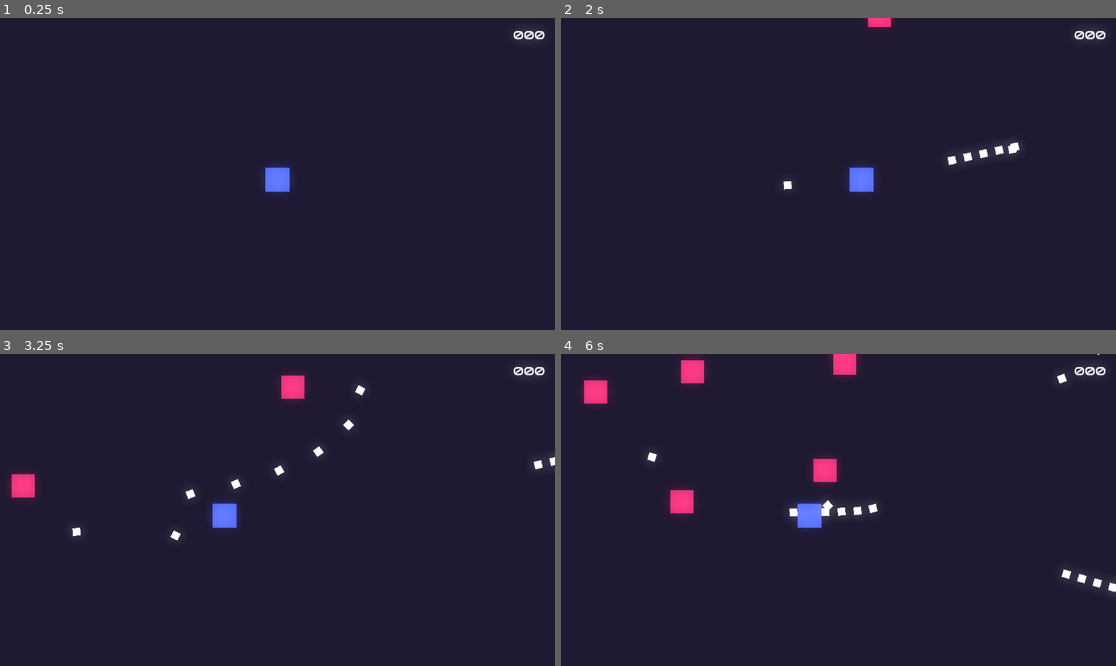
Above: before the commit, frames 1-4 (two rows, left to right).
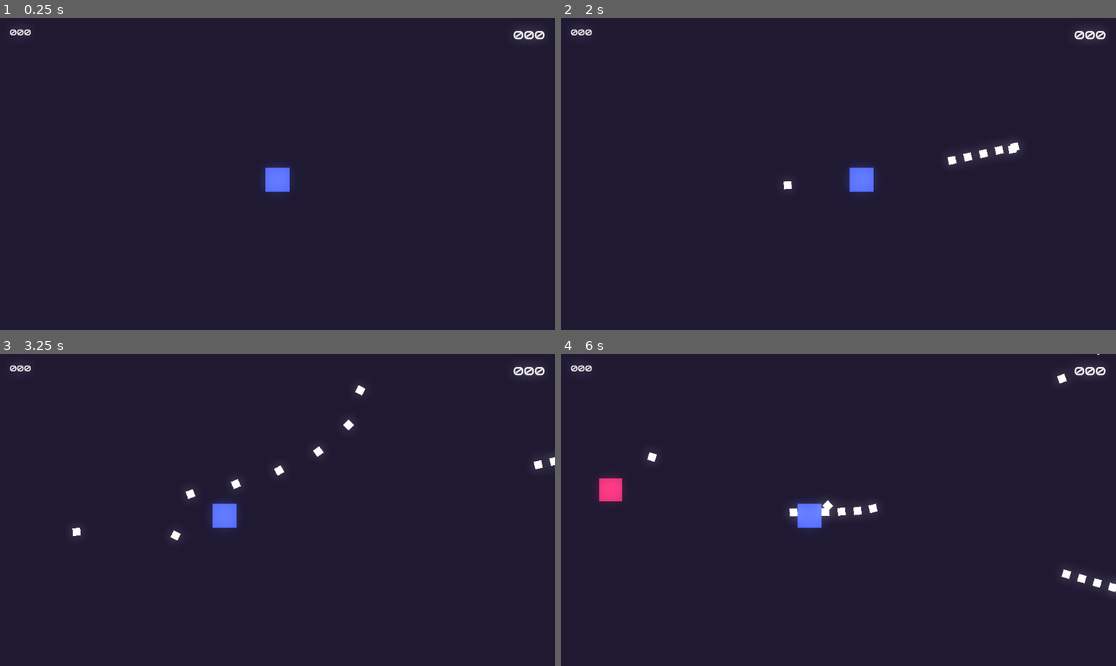
Above: after the commit, the same moments.

Repository: matheusmondenez/my-first-platform-game
Game: Godot game, scene res://wave_shooter/levels/arena.tscn
The game is run twice, just before and just after one commit, with the same random seed, the same clock (stepped at 60 frames per second) and the same inputs. This scene is started directly instead of the project's main scene.
Inputs (mouse positions are in pixels of both pictures, inside the frame that each line leads up to):
- Up to frame 1 (0.25 s): no input
- Up to frame 2 (2 s): tap Enter at 0.5 s; move the mouse to (960, 158) at 0.52 s; press the mouse at (960, 158) at 0.53 s; hold D (right) from 0.53 s (still down); tap Space (jump) at 0.77, 1.52 s; move the mouse to (727, 189) at 1.27 s; release the mouse at (727, 189) at 1.28 s; click (727, 189) at 1.35 s
- Up to frame 3 (3.25 s): move the mouse to (333, 441) at 2.02 s; release D (right) at 2.03 s; press the mouse at (333, 441) at 2.03 s; hold A (left) 2.03-2.78 s; move the mouse to (249, 572) at 2.77 s; release the mouse at (249, 572) at 2.78 s; hold D (right) from 2.78 s (still down); click (249, 572) at 2.85 s; tap Space (jump) at 3.02 s
- Up to frame 4 (6 s): move the mouse to (1005, 556) at 3.52 s; press the mouse at (1005, 556) at 3.53 s; tap Space (jump) at 3.77, 4.52 s; move the mouse to (672, 463) at 4.27 s; release D (right) at 4.28 s; release the mouse at (672, 463) at 4.28 s; hold A (left) 4.28-5.03 s; click (672, 463) at 4.35 s; move the mouse to (866, 510) at 5.02 s; press the mouse at (866, 510) at 5.03 s; hold D (right) 5.03-5.78 s; move the mouse to (755, 432) at 5.77 s; release the mouse at (755, 432) at 5.78 s; hold A (left) from 5.78 s (still down); click (755, 432) at 5.85 s

The runs differ from the first frame. In frame 1, less than 0.1% of the frame differs, in the area x 1-6%, y 3-6%; in frame 2, 0.2%; in frame 3, 0.8%; in frame 4, 2.2%, in the area x 1-54%, y 0-52%.

Commit message:
creates high score and dificulty system

Diff:
--- a/wave_shooter/global.gd
+++ b/wave_shooter/global.gd
@@ -3,6 +3,7 @@
 var parent_node_creation = null
 var player = null
 var points = 0
+var high_score = 0
 var camera = null
 
 func instance_node(node, location, parent):
--- a/wave_shooter/levels/arena.gd
+++ b/wave_shooter/levels/arena.gd
@@ -14,3 +14,7 @@
 	while enemy_position.x < 640 and enemy_position.x > -80 and enemy_position.y < 360 and enemy_position.y > -45:
 		enemy_position = Vector2(randi_range(-160, 670), randi_range(-90, 390))
 	Global.instance_node(enemy_one, enemy_position, self)
+
+func _on_dificulty_timer_timeout() -> void:
+	if $EnemySpawnTimer.wait_time > 0.5:
+		$DificultyTimer.wait_time -= 0.10
--- a/wave_shooter/levels/arena.tscn
+++ b/wave_shooter/levels/arena.tscn
@@ -1,9 +1,10 @@
-[gd_scene load_steps=7 format=3 uid="uid://dgak60m7gvdoh"]
+[gd_scene load_steps=8 format=3 uid="uid://dgak60m7gvdoh"]
 
 [ext_resource type="PackedScene" uid="uid://55q8dyag7rwi" path="res://wave_shooter/actors/player.tscn" id="1_0xoxs"]
 [ext_resource type="Script" path="res://wave_shooter/levels/arena.gd" id="1_hn6cv"]
 [ext_resource type="FontFile" uid="uid://b2vaekuu7epix" path="res://wave_shooter/assets/fonts/Audiowide-Regular.ttf" id="3_ntwtu"]
 [ext_resource type="Script" path="res://wave_shooter/ui/points.gd" id="4_qyixy"]
+[ext_resource type="Script" path="res://wave_shooter/ui/high_score.gd" id="5_60vb7"]
 [ext_resource type="Script" path="res://wave_shooter/ui/camera.gd" id="5_nfxav"]
 
 [sub_resource type="Environment" id="Environment_sgqdw"]
@@ -22,7 +23,10 @@
 position = Vector2(576, 342)
 
 [node name="EnemySpawnTimer" type="Timer" parent="."]
+wait_time = 3.0
 autostart = true
+
+[node name="DificultyTimer" type="Timer" parent="."]
 
 [node name="UI" type="Node2D" parent="."]
 
@@ -49,6 +53,16 @@
 text = "000"
 script = ExtResource("4_qyixy")
 
+[node name="HighScore" type="Label" parent="UI/Control"]
+layout_mode = 0
+offset_left = 20.0
+offset_top = 20.0
+offset_right = 65.0
+offset_bottom = 43.0
+theme_override_fonts/font = ExtResource("3_ntwtu")
+text = "000"
+script = ExtResource("5_60vb7")
+
 [node name="Camera" type="Camera2D" parent="."]
 position = Vector2(576, 324)
 script = ExtResource("5_nfxav")
@@ -56,4 +70,5 @@
 [node name="Timer" type="Timer" parent="Camera"]
 
 [connection signal="timeout" from="EnemySpawnTimer" to="." method="_on_enemy_spawn_timer_timeout"]
+[connection signal="timeout" from="DificultyTimer" to="." method="_on_dificulty_timer_timeout"]
 [connection signal="timeout" from="Camera/Timer" to="Camera" method="_on_timer_timeout"]
--- /dev/null
+++ b/wave_shooter/ui/high_score.gd
@@ -0,0 +1,8 @@
+extends Label
+
+func _ready() -> void:
+	text = str("%03d" % Global.high_score)
+
+func _process(delta: float) -> void:
+	if Global.points > Global.high_score:
+		Global.high_score = Global.points
